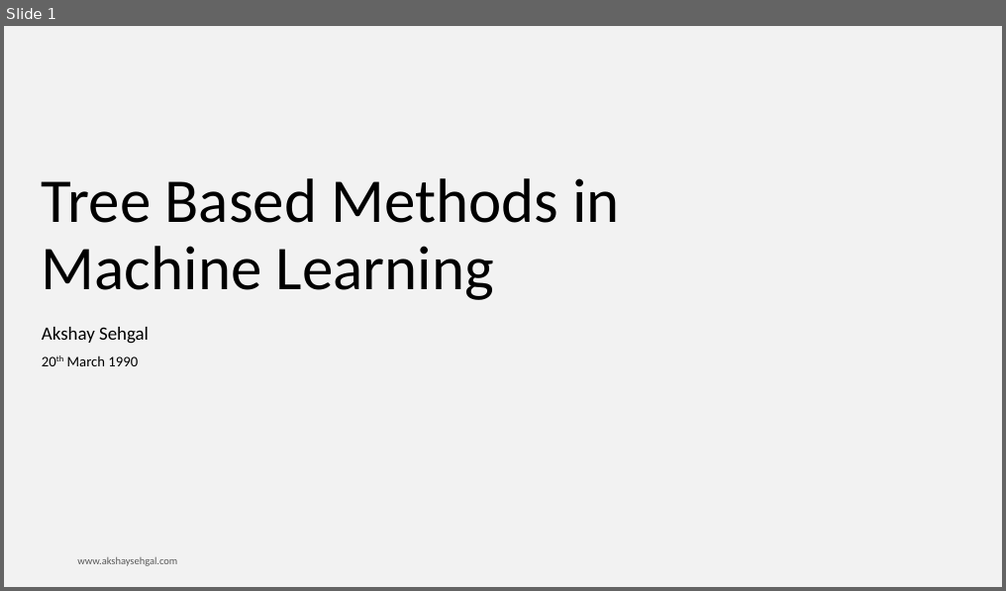
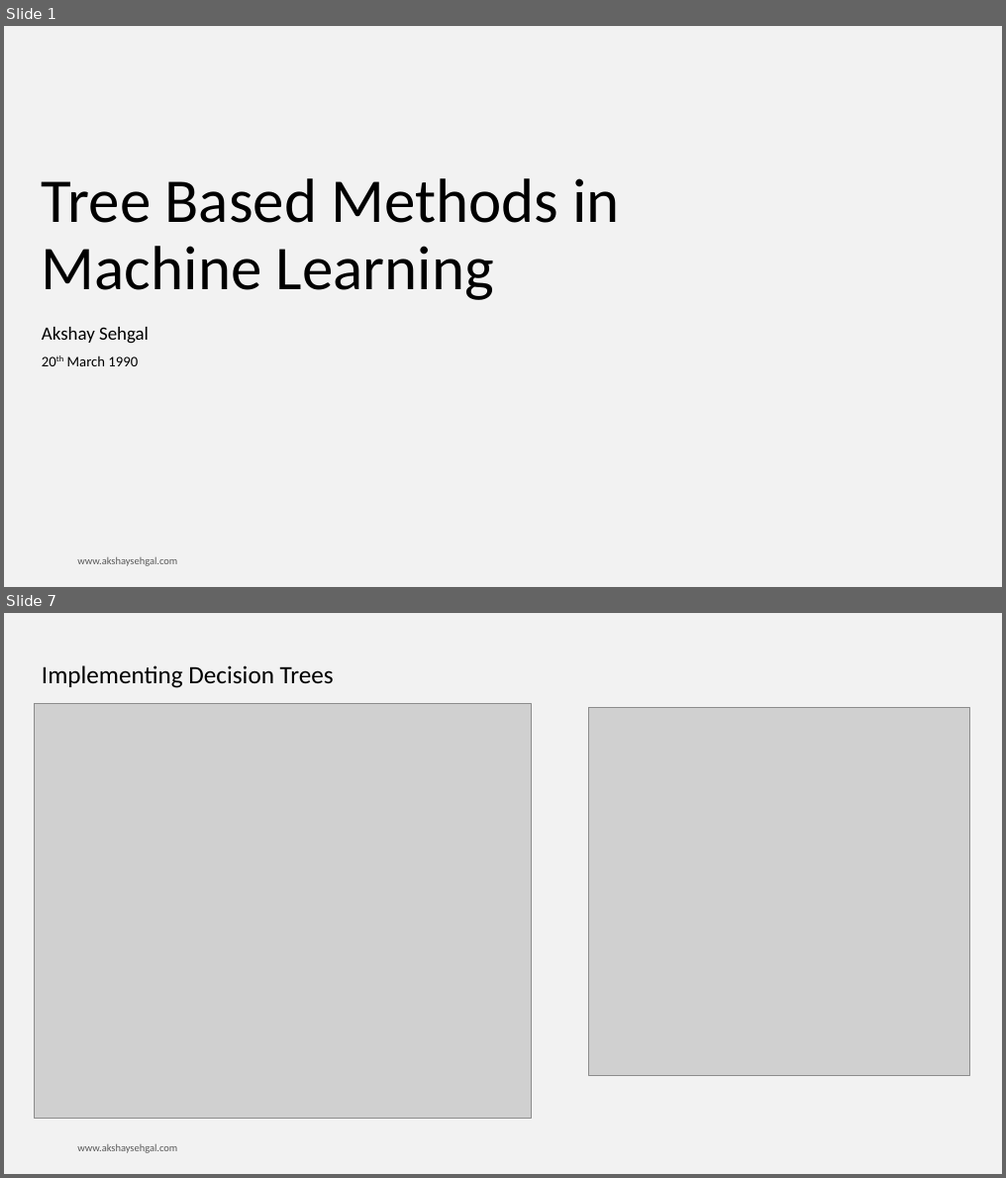
Before and after one commit to RushikeshGholap/Projects, a slide deck: Goal Sheet/ML Book WIP/Tree based methods.pptx. Shown one above the other, each under a label of ours: slide 1 before the commit, slides 1 and 7 after it; the slides between them are not shown. The pictures are 1006x591 and 1006x1178 pixels, drawn with LibreOffice and Linux fonts; fonts in the diff are those of the drawing; grey boxes stand for pictures; background and template pictures are left out. Boxes give left, top, right and bottom in pixels: in the first picture for what was removed or moved away, otherwise in the second. Text is boxed around its words. In the diff, an @@ line names an element or a change of style, - is before the commit and + after.

```diff
--- a/Goal Sheet/ML Book WIP/Tree based methods.pptx
+++ b/Goal Sheet/ML Book WIP/Tree based methods.pptx
@@ slide 7 added at (x1=4, y1=613, x2=1002, y2=1174), background #F2F2F2 @@
@@ title added at (x1=42, y1=665, x2=334, y2=688), 24 pt, text #000000 @@
+Implementing Decision Trees
@@ picture added at (x1=34, y1=703, x2=531, y2=1118) @@
@@ picture added at (x1=589, y1=707, x2=969, y2=1075) @@
@@ text added at (x1=77, y1=1145, x2=177, y2=1154), 10 pt, text #595959 @@
+www.akshaysehgal.com
```
Also in this commit, not shown: 1 slide changed, 10 other slides added, 1 slide removed, 2 other files.
